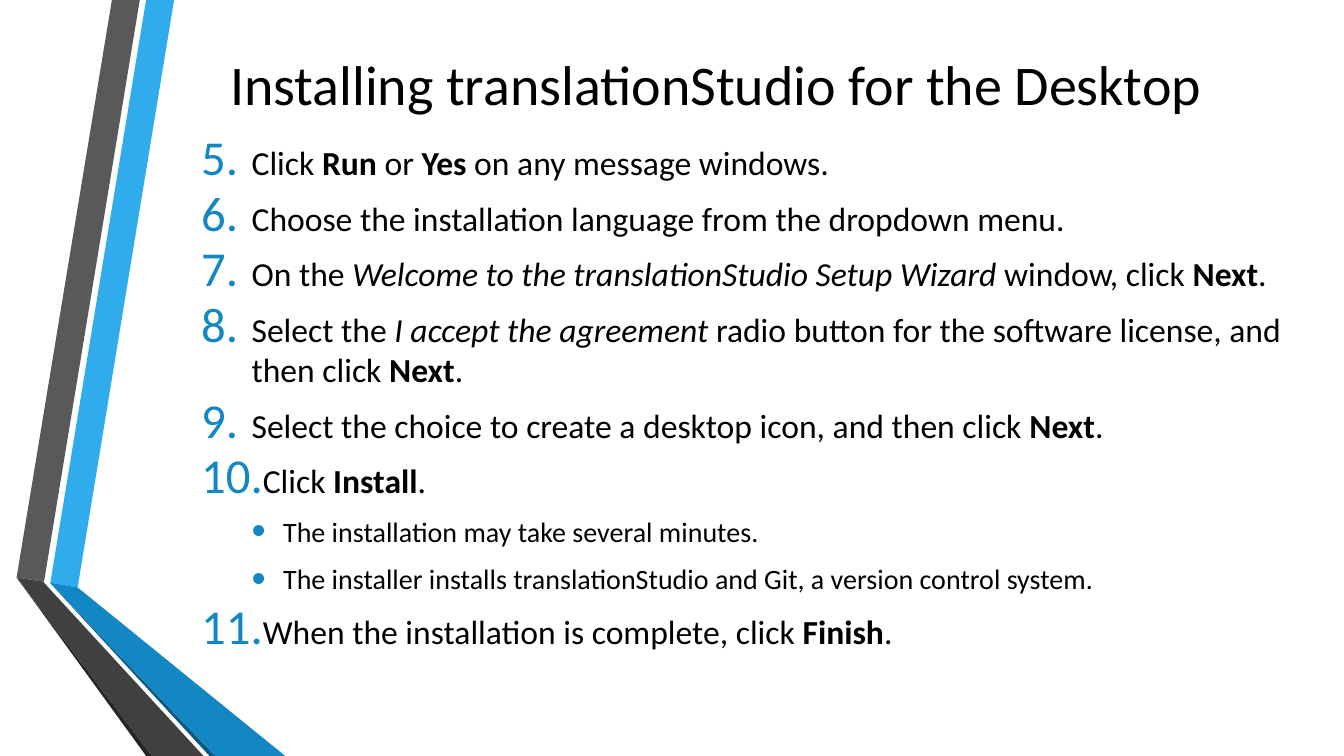
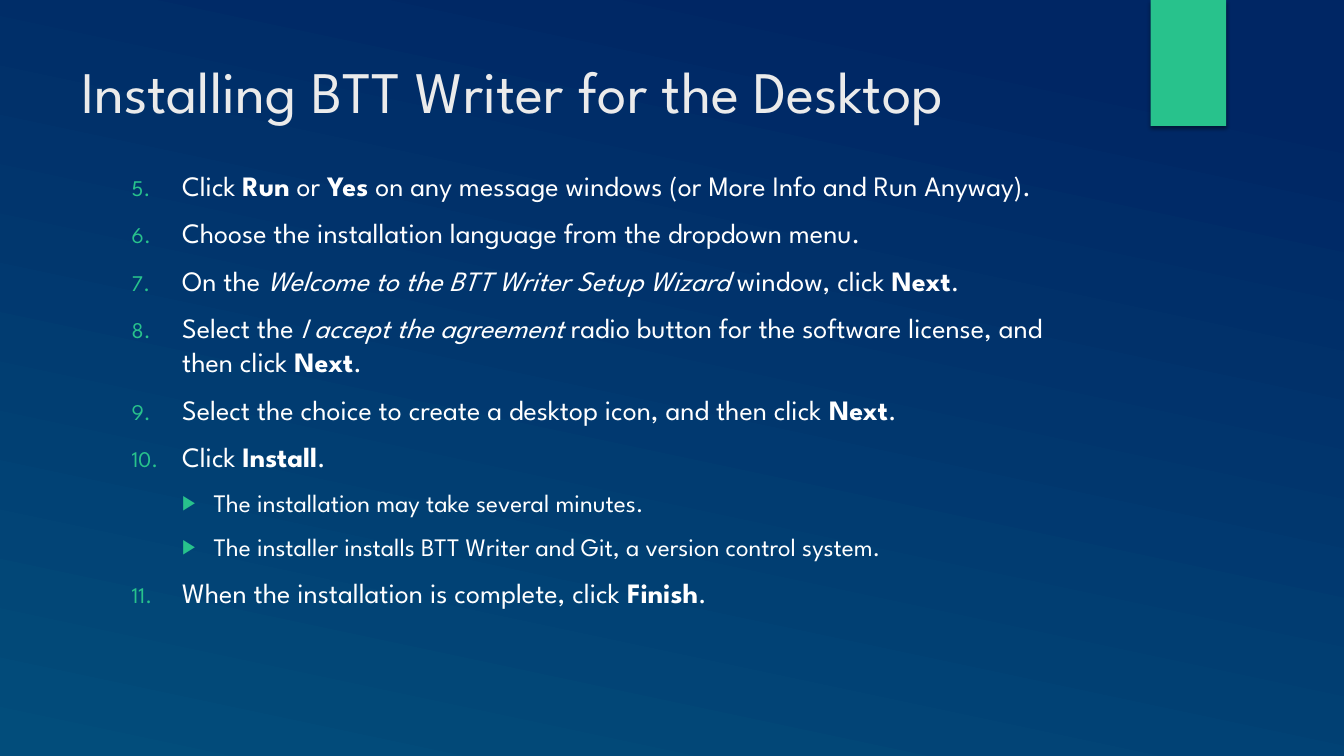
Before and after one commit to mondele/btt-writer-docs, a slide deck: slide 11 of docs/DGetStarted.pptx. Drawn at 1344x756 pixels with LibreOffice and Linux fonts; fonts in the diff are those of the drawing; background and template pictures are left out. Boxes give left, top, right and bottom in pixels: in the first picture for what was removed or moved away, otherwise in the second. Text is boxed around its words. In the diff, an @@ line names an element or a change of style, - is before the commit and + after.

```diff
--- a/docs/DGetStarted.pptx
+++ b/docs/DGetStarted.pptx
@@ background picture (left out) to gradient #002664 to #024E7B @@
@@ rectangle added at (1150,0,1226,126), fill #28C28C @@
@@ title "Installing BTT Writer for the ..." at (81,72,943,126): vertical alignment middle to top @@
@@ title at (81,72,943,126): text changed; size 40 to 42 pt; font Calibri to League Spartan; text colour #000000 to #EBEBEB @@
-Installing translationStudio for the Desktop
+Installing BTT Writer for the Desktop
@@ text "Click Run or Yes on ...": place and size @@
-text "Click Run or Yes on ..." at (252,151,1280,594)
+text "Click Run or Yes on ..." at (182,176,1042,609)
@@ text at (182,176,1031,202): text changed; size 24 to 20 pt; font Calibri to League Spartan; text colour #000000 to #FFFFFF @@
-5. Click Run or Yes on any message windows.
+5. Click Run or Yes on any message windows (or More Info and Run Anyway).
@@ text at (182,223,1042,609): size 24 to 20 pt in "Choose the installation language from the dropdown ...", "Select the I accept the agreement radio ...", "Select the choice to create a desktop ...", "Click Install." and 1 more places; font Calibri to League Spartan, text colour #000000 to #FFFFFF in "Choose the installation language from the dropdown ...", "Select the I accept the agreement radio ...", "Select the choice to create a desktop ...", "Click Install." and 2 more places; size 20 to 18 pt in "The installation may take several minutes."; bullet colour #1287C3 to #28C28C; bullet • to ▶ @@
@@ text at (182,271,960,297): text changed; size 24 to 20 pt; font Calibri to League Spartan; text colour #000000 to #FFFFFF @@
-7. On the Welcome to the translationStudio Setup Wizard window, click Next.
+7. On the Welcome to the BTT Writer Setup Wizard window, click Next.
@@ text at (214,538,880,562): text changed; size 20 to 18 pt; font Calibri to League Spartan; text colour #000000 to #FFFFFF @@
-  • The installer installs translationStudio and Git, a version control system.
+  ▶ The installer installs BTT Writer and Git, a version control system.
@@ group removed at (16,0,285,756): 6 freeform shapes @@
```
Also in this commit, not shown: 16 other slides changed, 13 other files.
